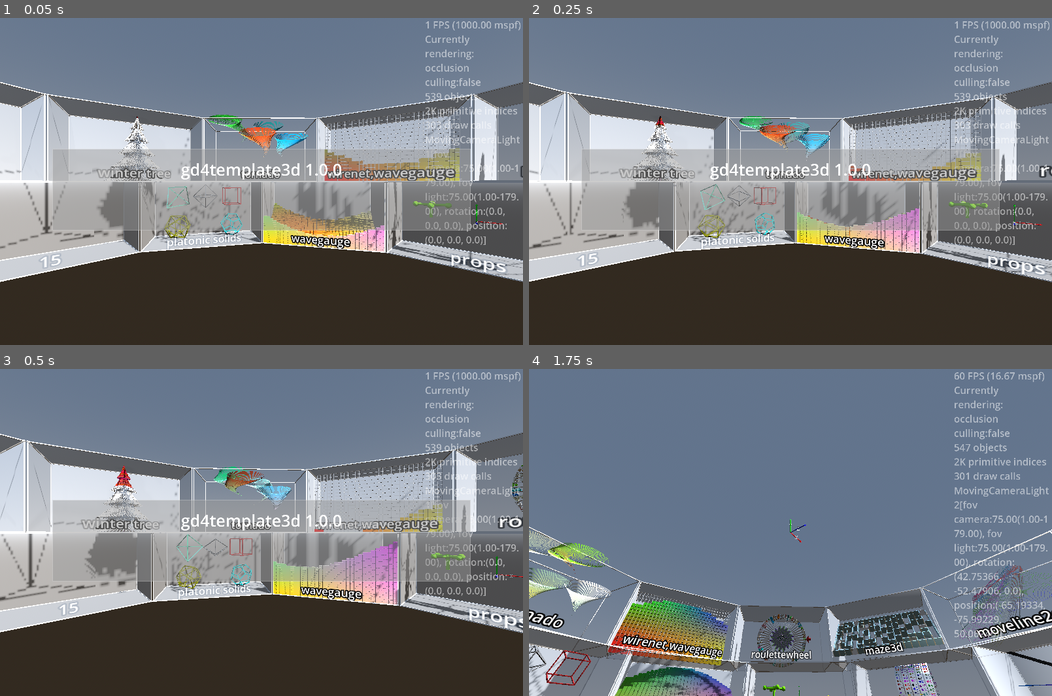
Above: before the commit, frames 1-4 (two rows, left to right).
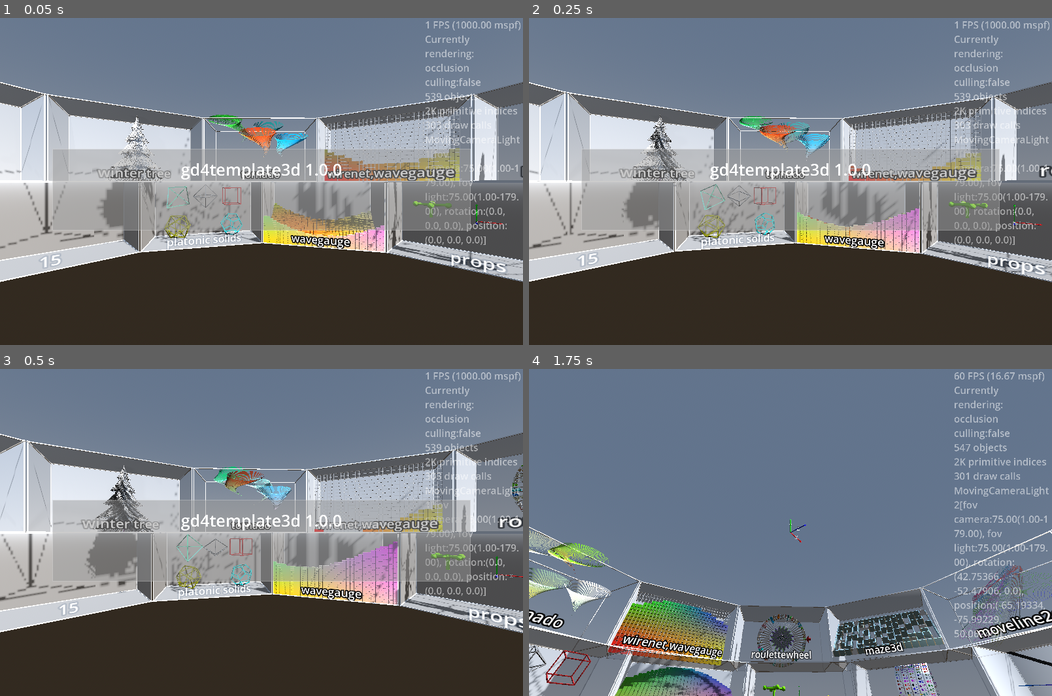
Above: after the commit, the same moments.

Repository: kasworld/gd4template3d
Game: Godot game, scene res://main.tscn
Two runs of this game, one before a commit and one after it. Both use one fixed random seed, a clock stepped at 60 frames per second and the inputs below.
Inputs (mouse positions are in pixels of both pictures, inside the frame that each line leads up to):
- Up to frame 1 (0.05 s): no input
- Up to frame 2 (0.25 s): no input
- Up to frame 3 (0.5 s): no input
- Up to frame 4 (1.75 s): tap Enter at 0.5 s; move the mouse to (905, 516) at 0.52 s; hold Right 0.53-1.28 s; tap Q at 0.6 s; click (905, 516) at 0.67 s; move the mouse to (685, 548) at 1.27 s; hold Down from 1.28 s (still down); tap E at 1.35 s

The runs differ from the first frame. In frame 1, 0.4% of the frame differs, in the area x 19-37%, y 29-66%; in frame 2, 0.6%; in frame 3, 0.8%, in the area x 16-35%, y 29-67%; in frame 4, nothing differs.

Commit message:
update LineTree RandomColor.pure_color add ShuffleIter

Diff:
--- a/lib/random_color.gd
+++ b/lib/random_color.gd
@@ -24,9 +24,9 @@
 			rtn[i] = randf_range(0,1-rate)
 	return rtn
 
-static func pure_color(index_list :Array) -> Color:
+static func pure_color(index_list :Array, begin :float = 0.0, end :float = 1.0) -> Color:
 	var rtn := Color(0,0,0)
-	var v := randf()
+	var v := randf_range(begin, end)
 	for i in index_list:
 		rtn[i] = v
 	return rtn
--- /dev/null
+++ b/lib/shuffle_iter.gd
@@ -0,0 +1,30 @@
+class_name ShuffleIter
+
+var iter_data :Array
+var curser :int
+
+func _init(list :Array) -> void:
+	iter_data = list.duplicate()
+	shuffle()
+
+func shuffle() -> ShuffleIter:
+	iter_data.shuffle()
+	curser = 0
+	return self
+
+func is_new_start() -> bool:
+	return curser == 0
+
+func next() -> void:
+	curser += 1
+	curser %= iter_data.size()
+	if is_new_start():
+		shuffle()
+
+func get_current() -> Variant:
+	return iter_data[curser]
+
+func get_next() -> Variant:
+	var rtn = get_current()
+	next()
+	return rtn
--- a/line_tree/line_tree.gd
+++ b/line_tree/line_tree.gd
@@ -24,11 +24,11 @@
 		var y := y_step * yi
 		var rate := 1-float(yi) / float(y_count)
 		var r :float= lerp(w/100, w/2, rate ) + fposmod(rate*h, h/stage_count)*rate
-		lines.append_array(make_lines(y,w*1.5*(rate+0.1),10*rate,r))
+		lines.append_array(make_lines(y, y_step, w*1.5*(rate+0.1), 10*rate,r))
 	$Lines.multi_line_by_pos(lines, line_width, Color.WHITE)
 	return self
 
-func make_lines(start_y :float, count :int, h :float, r :float) -> Array:
+func make_lines(start_y :float, y_step :float, count :int, h :float, r :float) -> Array:
 	instance_count_per_y.append(count)
 	var rtn := []
 	var rad_step := 2*PI / count
@@ -36,8 +36,9 @@
 	var rad_shift :float = randf_range(0,rad_step)
 	for i in count:
 		var rad := rad_step*i + rad_shift
-		var to := Vector3(cos(rad)*r, start_y  , sin(rad)*r)
-		rtn.append([Vector3(0,end_y,0), to])
+		var y_shift := randf_range(-y_step/2, y_step/2)
+		var to := Vector3(cos(rad)*r, start_y + y_shift, sin(rad)*r)
+		rtn.append([Vector3(0, end_y+ y_shift, 0), to])
 	return rtn
 
 var instance_count_per_y :Array[int] = []
--- a/main.gd
+++ b/main.gd
@@ -107,59 +107,51 @@
 	glasscabinet.add_child(line_tree)
 	line_tree.position.y = -WorldSize.y/2
 	line_tree_inst_index = line_tree.make_index_array()
-	#linetree_color_animate()
-
+
+enum AniDir { Up, Down, Left , Right }
 var line_tree_inst_index :Array
-var rgb_index :int = 0
-var rgb_data := [[0],[1],[2],[0,1],[1,2],[2,0], [0,1,2]]
+var color_fn_args := ShuffleIter.new( [[0],[1],[2],[0,1],[1,2],[2,0], [0,1,2]] )
+var color_fn :Callable = RandomColor.pure_color
+var ani_dir_data := ShuffleIter.new( [AniDir.Up, AniDir.Down, AniDir.Left , AniDir.Right] )
 var change_count := 0
-var forward_dir :bool = true
-func linetree_color_animate2() -> void:
+func linetree_color_animate() -> void:
 	var lines :MultiMeshShape = line_tree.get_lines()
-	var a :Array
-	if forward_dir:
-		a = line_tree_inst_index[change_count]
-	else:
-		a = line_tree_inst_index[-change_count-1]
-	var co :Color = RandomColor.rate_color(rgb_data[rgb_index])
-	for i in a:
-		lines.set_inst_color(i, co)
-	change_count +=1
-	if change_count >= line_tree_inst_index.size():
+	var co :Color = color_fn.call(color_fn_args.get_current())
+	var ani_ended :bool = false
+	match ani_dir_data.get_current():
+		AniDir.Up:
+			for i in line_tree_inst_index[-change_count-1]:
+				lines.set_inst_color(i, co)
+			change_count +=1
+			ani_ended = change_count >= line_tree_inst_index.size()
+		AniDir.Down:
+			for i in line_tree_inst_index[change_count]:
+				lines.set_inst_color(i, co)
+			change_count +=1
+			ani_ended = change_count >= line_tree_inst_index.size()
+		AniDir.Left:
+			for a :Array in line_tree_inst_index:
+				if change_count >= a.size():
+					continue
+				var i = a[change_count]
+				lines.set_inst_color(i, co)
+			change_count +=1
+			ani_ended = change_count >= line_tree_inst_index[-1].size()
+		AniDir.Right:
+			for a :Array in line_tree_inst_index:
+				if change_count >= a.size():
+					continue
+				var i = a[-change_count-1]
+				lines.set_inst_color(i, co)
+			change_count +=1
+			ani_ended = change_count >= line_tree_inst_index[-1].size()
+
+	if ani_ended:
+		color_fn_args.get_next()
+		ani_dir_data.get_next()
 		change_count = 0
-		rgb_index += 1
-		rgb_index %= rgb_data.size()
-
-func linetree_color_animate3() -> void:
-	var lines :MultiMeshShape = line_tree.get_lines()
-	var co :Color = RandomColor.rate_color(rgb_data[rgb_index])
-	if forward_dir:
-		for a :Array in line_tree_inst_index:
-			var i = a.pop_front()
-			lines.set_inst_color(i, co)
-			a.push_back(i)
-	else:
-		for a :Array in line_tree_inst_index:
-			var i = a.pop_back()
-			lines.set_inst_color(i, co)
-			a.push_front(i)
-	change_count +=1
-	if change_count >= line_tree_inst_index[-1].size():
-		change_count = 0
-		rgb_index += 1
-		rgb_index %= rgb_data.size()
-		if rgb_index == 0:
-			line_tree_inst_index = line_tree.make_index_array()
-
-var linetree_color_animate_fn :Callable = linetree_color_animate2
-func linetree_color_animate() -> void:
-	linetree_color_animate_fn.call()
-	if change_count == 0 and rgb_index == 0:
-		if linetree_color_animate_fn == linetree_color_animate2:
-			linetree_color_animate_fn = linetree_color_animate3
-		else:
-			linetree_color_animate_fn = linetree_color_animate2
-			forward_dir = not forward_dir
+		color_fn = [RandomColor.pure_color, RandomColor.rate_color].pick_random()
+
 
 var wire_cube :MultiMeshShape
 var wire_tetrahedron :MultiMeshShape
Not shown, added: lib/shuffle_iter.gd.uid
